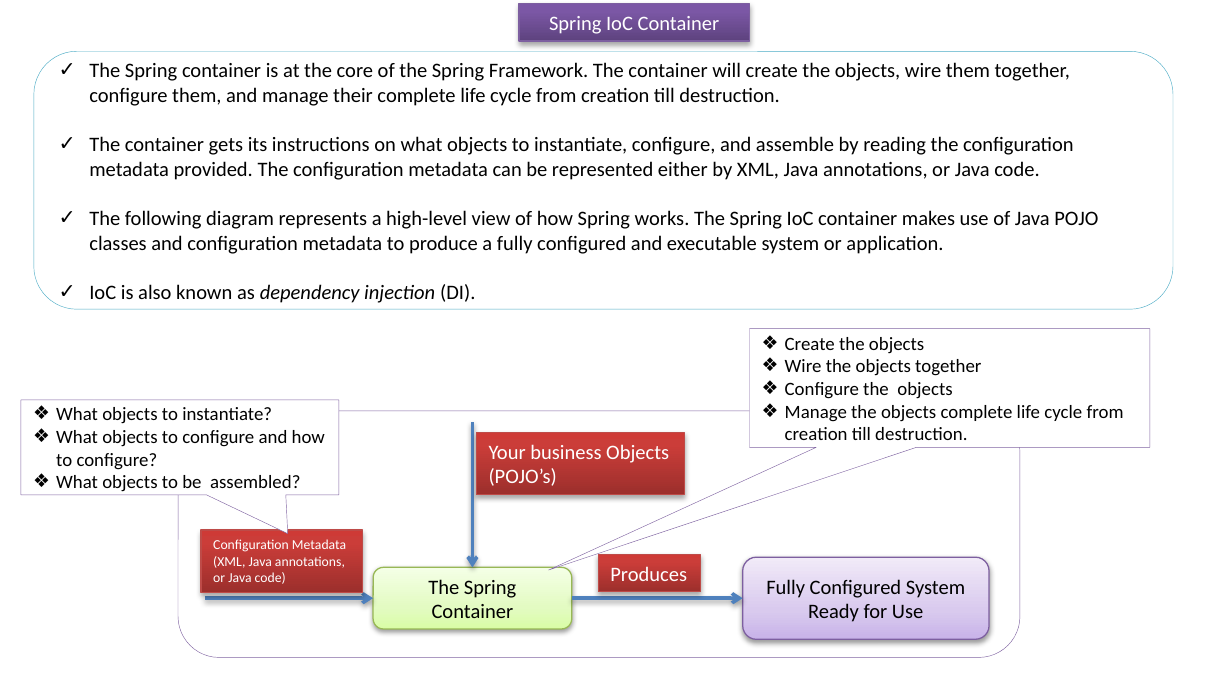
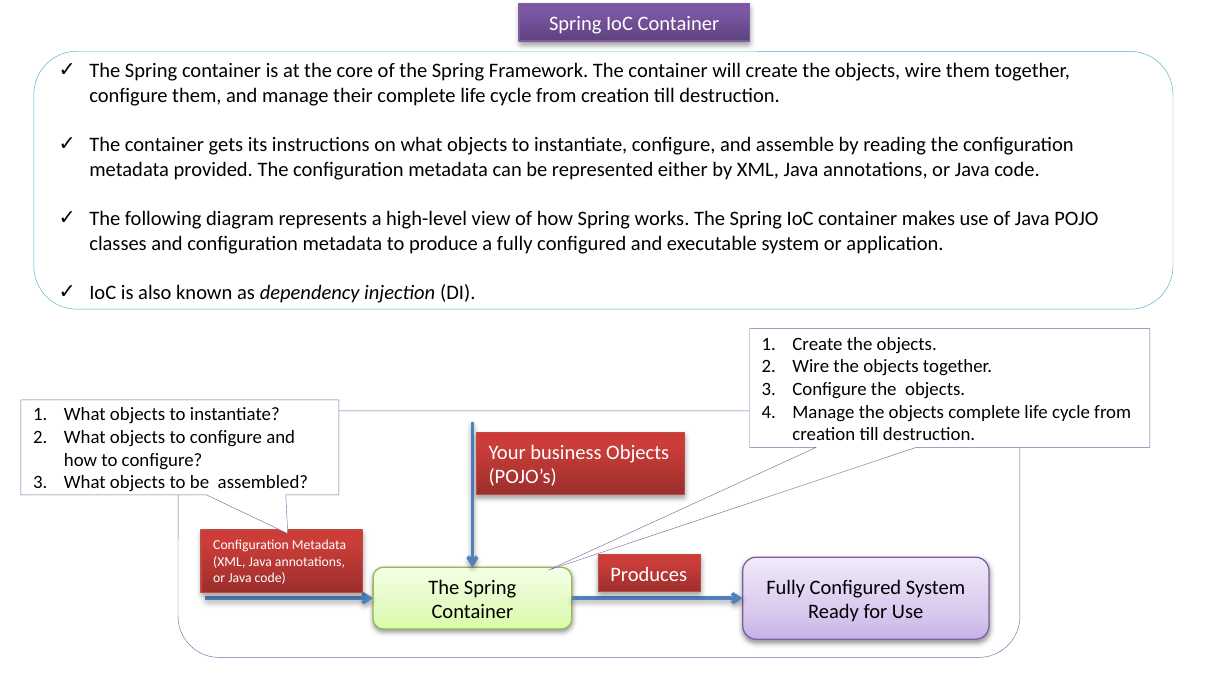
Before and after one commit to ramram43210/javaee, a slide deck: slide 1 of Later/Spring/4_Dependency_Injection/2/IoC_Container_V2.pptx. Drawn at 1232x678 pixels with LibreOffice and Linux fonts; fonts in the diff are those of the drawing. Boxes give left, top, right and bottom in pixels: in the first picture for what was removed or moved away, otherwise in the second. Text is boxed around its words. In the diff, an @@ line names an element or a change of style, - is before the commit and + after.

```diff
--- a/Later/Spring/4_Dependency_Injection/2/IoC_Container_V2.pptx
+++ b/Later/Spring/4_Dependency_Injection/2/IoC_Container_V2.pptx
@@ text in speech box at box(792, 337, 992, 399): text changed @@
-❖ Create the objects
-❖ Wire the objects together
-❖ Configure the objects
+1. Create the objects.
+2. Wire the objects together.
+3. Configure the objects.
@@ speech box "What objects to instantiate?" at box(21, 399, 339, 494): bullet ❖ to 1. @@
@@ text in speech box at box(792, 405, 1131, 440): bullet ❖ to 1. @@
```
Also in this commit, not shown: 4 other files.
